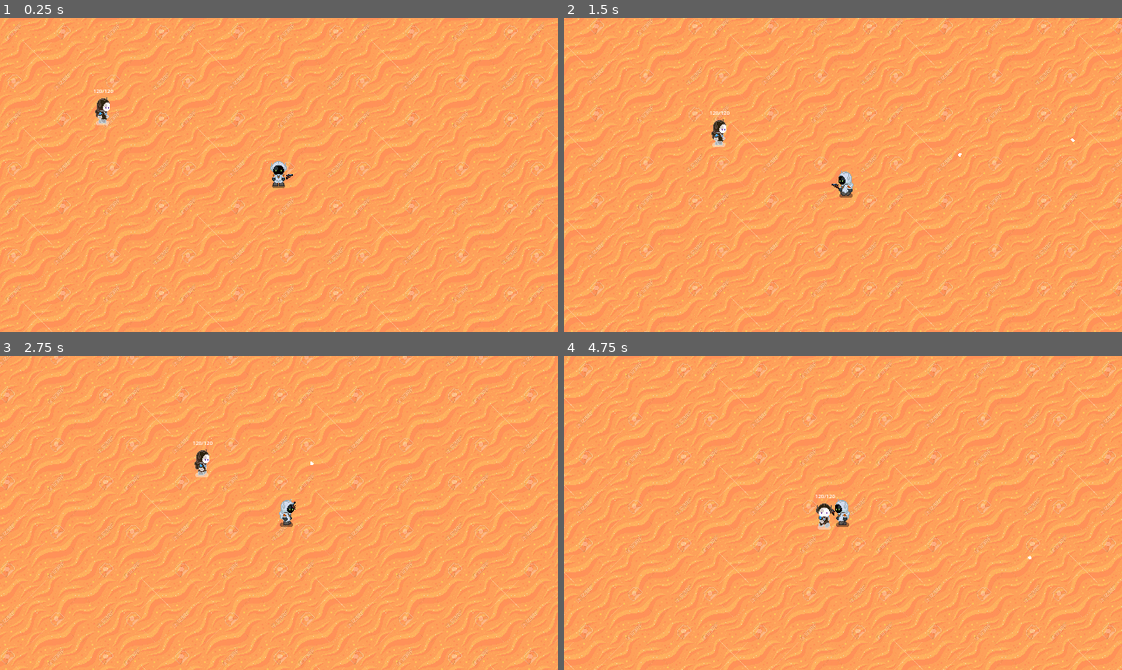
Above: before the commit, frames 1-4 (two rows, left to right).
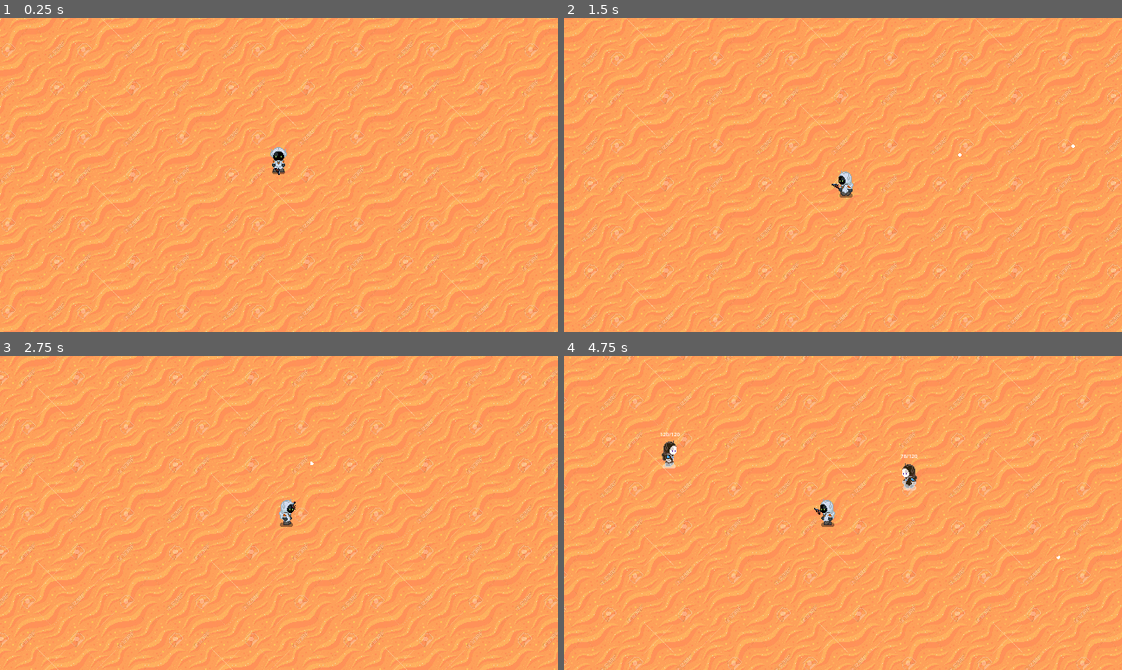
Above: after the commit, the same moments.

Repository: saibrok/Last-Rig-Wasteland-Harvester
Game: Godot game, scene res://scenes/combat_arena.tscn
The game is run twice, just before and just after one commit, with the same random seed, the same clock (stepped at 60 frames per second) and the same inputs.
Inputs (mouse positions are in pixels of both pictures, inside the frame that each line leads up to):
- Up to frame 1 (0.25 s): no input
- Up to frame 2 (1.5 s): move the mouse to (965, 159) at 0.52 s; press the mouse at (965, 159) at 0.53 s; hold D (move_right) 0.53-1.28 s; move the mouse to (731, 190) at 1.27 s; release the mouse at (731, 190) at 1.28 s; hold S (move_down) from 1.28 s (still down); click (731, 190) at 1.35 s
- Up to frame 3 (2.75 s): move the mouse to (334, 443) at 2.02 s; release S (move_down) at 2.03 s; press the mouse at (334, 443) at 2.03 s; hold D (move_right) from 2.03 s (still down)
- Up to frame 4 (4.75 s): move the mouse to (815, 575) at 2.77 s; release D (move_right) at 2.78 s; release the mouse at (815, 575) at 2.78 s; hold W (move_up) 2.78-3.53 s; click (815, 575) at 2.85 s; move the mouse to (1010, 560) at 3.52 s; press the mouse at (1010, 560) at 3.53 s; hold A (move_left) from 3.53 s (still down); move the mouse to (675, 465) at 4.27 s; release the mouse at (675, 465) at 4.28 s; click (675, 465) at 4.35 s

The runs differ from the first frame. In frame 1, 19% of the frame differs, in the area x 0-100%, y 0-100%; in frame 2, 18%; in frame 3, 18%; in frame 4, 19%.

Commit message:
feat: добавлен постоянный спавн мобов

Diff:
--- a/scenes/combat_arena.tscn
+++ b/scenes/combat_arena.tscn
@@ -1,8 +1,9 @@
-[gd_scene load_steps=4 format=3 uid="uid://ixe8bdycjie7"]
+[gd_scene load_steps=5 format=3 uid="uid://ixe8bdycjie7"]
 
 [ext_resource type="Script" uid="uid://bgo7r5gd3ktks" path="res://scripts/combat_arena.gd" id="1_bsdi3"]
-[ext_resource type="PackedScene" uid="uid://dmqdd5txp624j" path="res://scenes/player.tscn" id="1_wa2ja"]
+[ext_resource type="PackedScene" uid="uid://dmqdd5txp624j" path="res://scenes/player/player.tscn" id="1_wa2ja"]
 [ext_resource type="Texture2D" uid="uid://bqewp7d4ohhmc" path="res://assets/background_desert_sand.png" id="2_bsdi3"]
+[ext_resource type="PackedScene" uid="uid://crodyj8q5778e" path="res://scenes/rover/rover.tscn" id="4_t4nkh"]
 
 [node name="CombatArena" type="Node2D"]
 script = ExtResource("1_bsdi3")
@@ -14,15 +15,24 @@
 region_enabled = true
 region_rect = Rect2(0, 0, 1280, 720)
 
+[node name="Rover" parent="." instance=ExtResource("4_t4nkh")]
+position = Vector2(640, 360)
+
 [node name="PlayerSpawn" type="Marker2D" parent="." groups=["spawn"]]
-position = Vector2(320, 180)
+position = Vector2(640, 300)
 
 [node name="Player" parent="." instance=ExtResource("1_wa2ja")]
 
 [node name="Camera2D" type="Camera2D" parent="."]
-position = Vector2(320, 180)
+position = Vector2(640, 360)
 limit_left = 0
 limit_top = 0
 limit_right = 1280
 limit_bottom = 720
 position_smoothing_enabled = true
+
+[node name="SpawnTimer" type="Timer" parent="."]
+wait_time = 2.0
+autostart = true
+
+[connection signal="timeout" from="SpawnTimer" to="." method="_on_spawn_timer_timeout"]
--- a/scenes/enemies/sandborn.tscn
+++ b/scenes/enemies/sandborn.tscn
@@ -129,8 +129,8 @@
 "speed": 5.0
 }]
 
-[sub_resource type="RectangleShape2D" id="RectangleShape2D_jnclh"]
-size = Vector2(20, 32)
+[sub_resource type="CapsuleShape2D" id="CapsuleShape2D_jnclh"]
+radius = 9.0
 
 [sub_resource type="SystemFont" id="SystemFont_jnclh"]
 subpixel_positioning = 0
@@ -147,7 +147,7 @@
 animation = &"walk"
 
 [node name="CollisionShape2D" type="CollisionShape2D" parent="."]
-shape = SubResource("RectangleShape2D_jnclh")
+shape = SubResource("CapsuleShape2D_jnclh")
 
 [node name="HealthLabel" type="Label" parent="."]
 offset_left = -11.0
--- a/scripts/combat_arena.gd
+++ b/scripts/combat_arena.gd
@@ -1,17 +1,67 @@
 extends Node2D
 
+@export var spawn_interval: float = 2.0 # Интервал спавна в секундах
 @onready var sandborn_scene: PackedScene = preload("res://scenes/enemies/sandborn.tscn")
 @onready var player: Node2D = $Player
 @onready var camera: Camera2D = $Camera2D
+@onready var spawn_timer: Timer = $SpawnTimer
 
 func _ready():
-	var sandborn = sandborn_scene.instantiate()
-	sandborn.global_position = Vector2(100, 100)
-	add_child(sandborn)
+
 	var background = $Background
 	if background:
 		background.texture_repeat = CanvasItem.TEXTURE_REPEAT_ENABLED
 
+	# Настраиваем таймер
+	spawn_timer.wait_time = spawn_interval
+	spawn_timer.one_shot = false
+	spawn_timer.timeout.connect(_on_spawn_timer_timeout)
+	spawn_timer.start()
+
+	# Начальный враг для теста
+	var sandborn = sandborn_scene.instantiate()
+	sandborn.global_position = Vector2(100, 100)
+	add_child(sandborn)
+
 func _physics_process(delta):
 	if player and camera:
 		camera.global_position = player.global_position
+
+func _on_spawn_timer_timeout():
+	var sandborn = sandborn_scene.instantiate()
+
+	# Случайная позиция по краям арены
+	var arena_size = Vector2(1280, 720)
+	var spawn_margin = 100.0 # Отступ от краёв
+	var player_safe_radius = 200.0 # Минимальное расстояние от игрока
+	var spawn_pos = Vector2.ZERO
+
+	# Выбираем сторону спавна (0: лево, 1: право, 2: верх, 3: низ)
+	var side = randi() % 4
+	match side:
+		0: # Лево
+			spawn_pos.x = spawn_margin
+			spawn_pos.y = randf_range(spawn_margin, arena_size.y - spawn_margin)
+		1: # Право
+			spawn_pos.x = arena_size.x - spawn_margin
+			spawn_pos.y = randf_range(spawn_margin, arena_size.y - spawn_margin)
+		2: # Верх
+			spawn_pos.x = randf_range(spawn_margin, arena_size.x - spawn_margin)
+			spawn_pos.y = spawn_margin
+		3: # Низ
+			spawn_pos.x = randf_range(spawn_margin, arena_size.x - spawn_margin)
+			spawn_pos.y = arena_size.y - spawn_margin
+
+	# Проверяем, что позиция не слишком близко к игроку
+	if player:
+		var distance_to_player = spawn_pos.distance_to(player.global_position)
+		if distance_to_player < player_safe_radius:
+			# Корректируем позицию, если слишком близко
+			var direction = (spawn_pos - player.global_position).normalized()
+			spawn_pos = player.global_position + direction * player_safe_radius
+
+	# Ограничиваем позицию ареной
+	spawn_pos = spawn_pos.clamp(Vector2(spawn_margin, spawn_margin), arena_size - Vector2(spawn_margin, spawn_margin))
+
+	sandborn.global_position = spawn_pos
+	add_child(sandborn)
